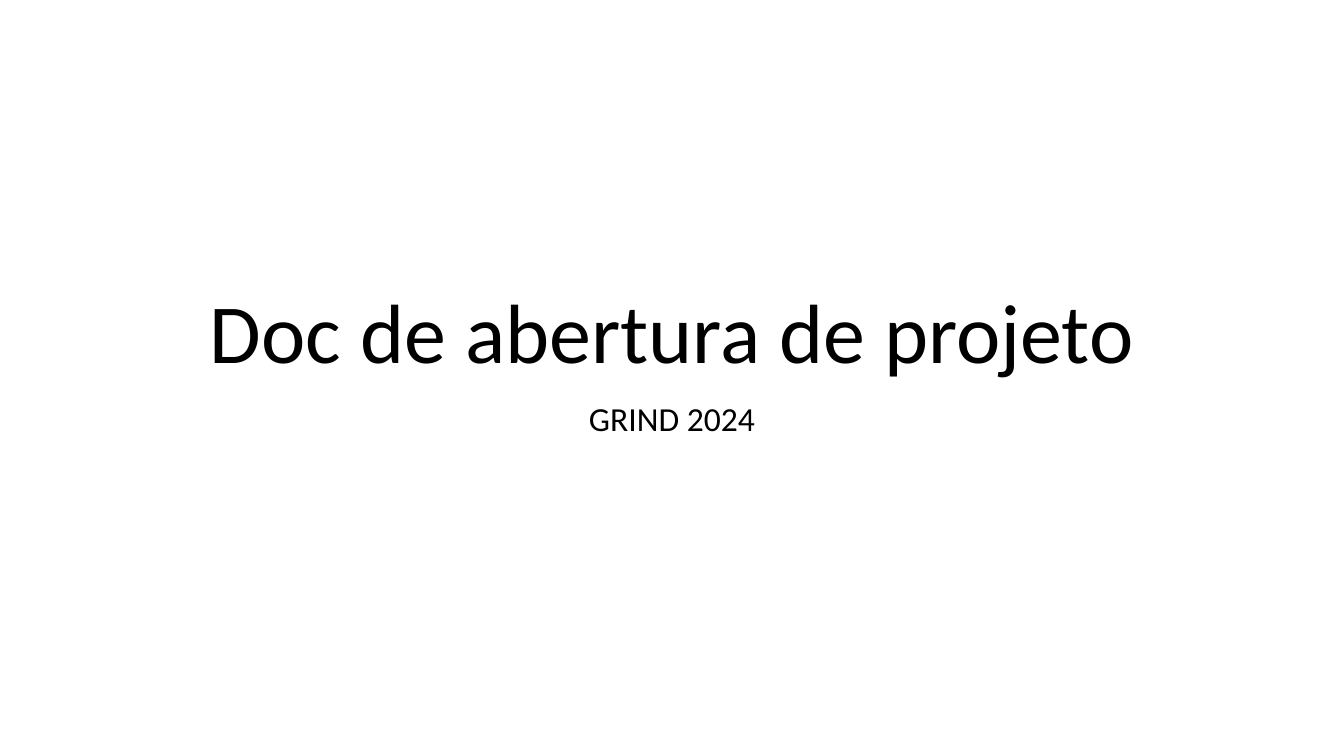
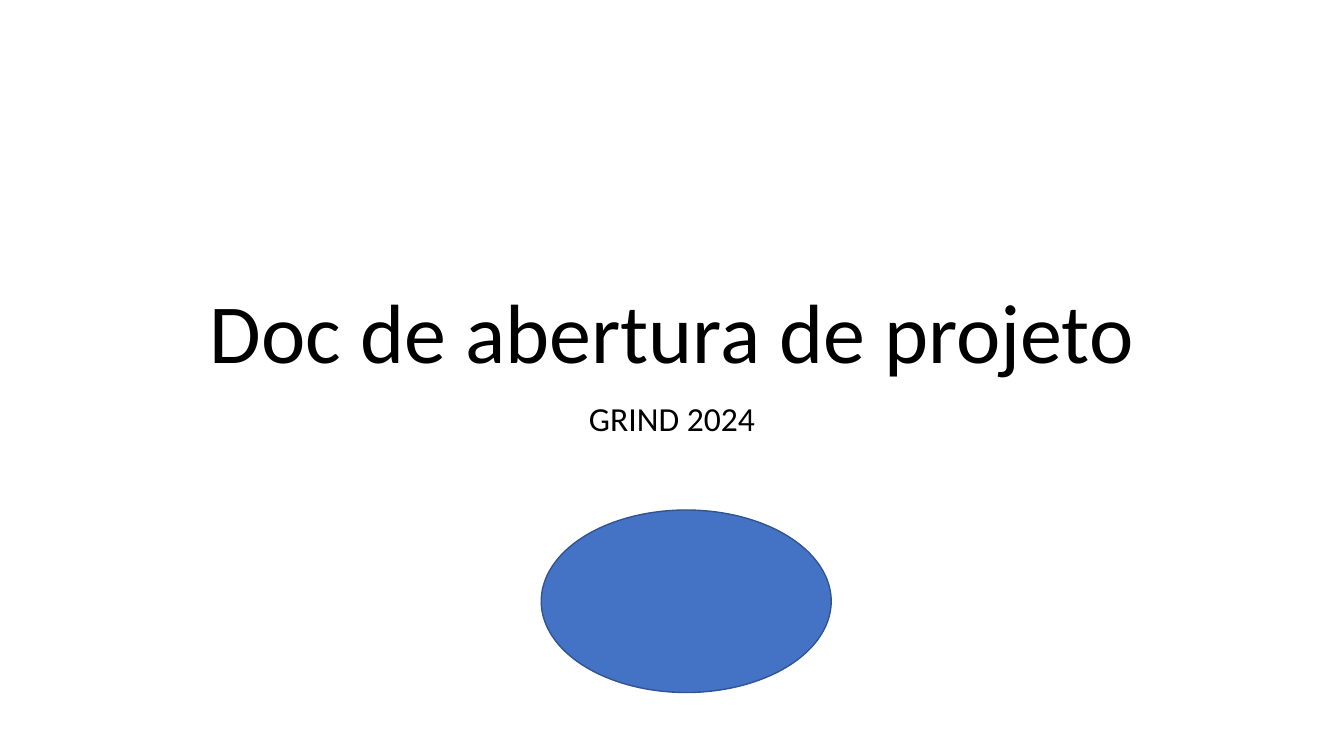
Before and after one commit to mateusnuci/3SIPF-GovGIT-2024, a slide deck: slide 1 of Docs/KickOffChallenge.pptx. Drawn at 1344x756 pixels with LibreOffice and Linux fonts; fonts in the diff are those of the drawing. Boxes give left, top, right and bottom in pixels: in the first picture for what was removed or moved away, otherwise in the second. Text is boxed around its words. In the diff, an @@ line names an element or a change of style, - is before the commit and + after.

Commit message:
Segunda versao Kikcoff
circulo azul

```diff
--- a/Docs/KickOffChallenge.pptx
+++ b/Docs/KickOffChallenge.pptx
@@ ellipse added at <box>541,510,832,693</box>, fill #4472C4, outline #325491 1 pt @@
```
